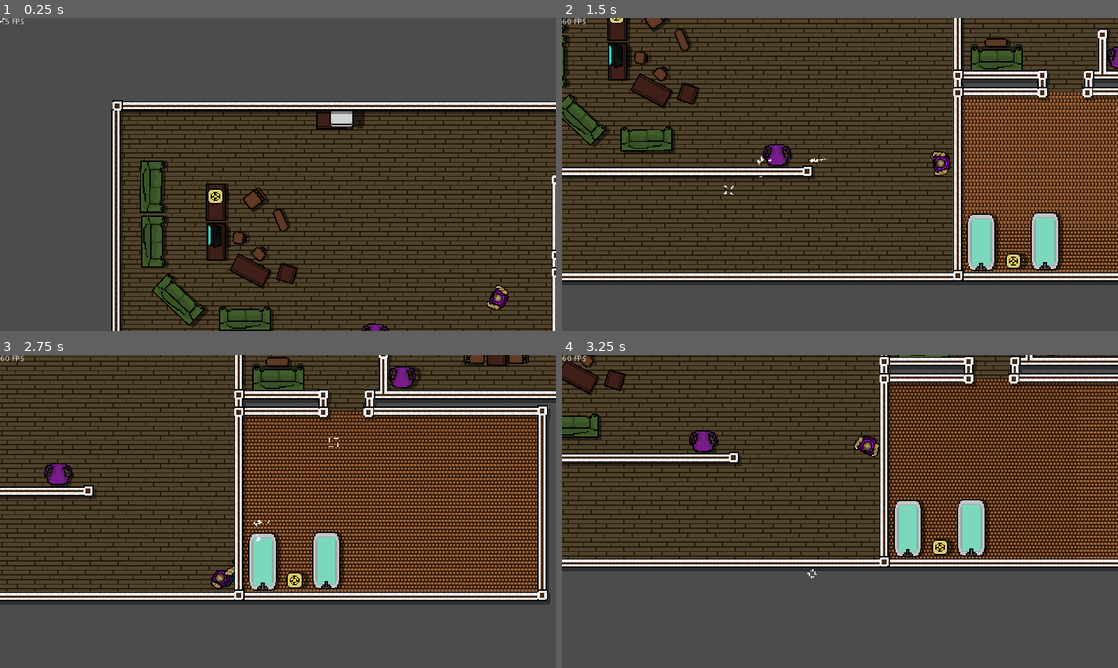
Above: before the commit, frames 1-4 (two rows, left to right).
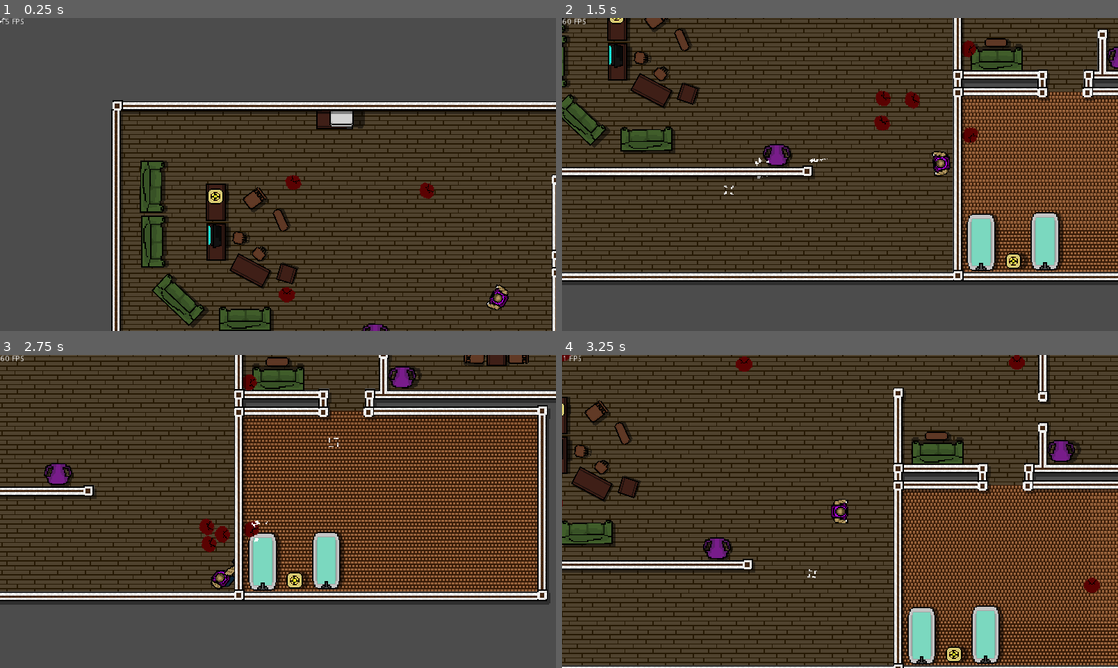
Above: after the commit, the same moments.

Repository: Martovvi/Zombie-Hunter
Game: Godot game, scene res://Game.tscn
Two runs of this game, one before a commit and one after it. Both use one fixed random seed, a clock stepped at 60 frames per second and the inputs below.
Inputs (mouse positions are in pixels of both pictures, inside the frame that each line leads up to):
- Up to frame 1 (0.25 s): no input
- Up to frame 2 (1.5 s): move the mouse to (962, 158) at 0.52 s; press the mouse at (962, 158) at 0.53 s; hold Right (ui_right) 0.53-1.28 s; move the mouse to (728, 190) at 1.27 s; release the mouse at (728, 190) at 1.28 s; hold Down (ui_down) from 1.28 s (still down); click (728, 190) at 1.35 s
- Up to frame 3 (2.75 s): move the mouse to (333, 442) at 2.02 s; release Down (ui_down) at 2.03 s; press the mouse at (333, 442) at 2.03 s; hold Right (ui_right) from 2.03 s (still down)
- Up to frame 4 (3.25 s): move the mouse to (812, 574) at 2.77 s; release Right (ui_right) at 2.78 s; release the mouse at (812, 574) at 2.78 s; hold Up (ui_up) from 2.78 s (still down); click (812, 574) at 2.85 s

The runs differ from the first frame. In frame 1, 0.3% of the frame differs, in the area x 50-79%, y 50-91%; in frame 2, 0.6%; in frame 3, 0.5%; in frame 4, 66%, in the area x 0-100%, y 0-100%.

Commit message:
Added enemies and hit detection

Diff:
--- /dev/null
+++ b/scenes/enemy.tscn
@@ -0,0 +1,26 @@
+[gd_scene load_steps=5 format=2]
+
+[ext_resource path="res://scripts/enemy.gd" type="Script" id=1]
+[ext_resource path="res://assets/sprites/sprite_enemyplaceholder.png" type="Texture" id=2]
+
+[sub_resource type="CircleShape2D" id=1]
+radius = 7.07107
+
+[sub_resource type="CircleShape2D" id=2]
+radius = 37.054
+
+[node name="Enemy" type="KinematicBody2D"]
+script = ExtResource( 1 )
+
+[node name="Sprite" type="Sprite" parent="."]
+texture = ExtResource( 2 )
+
+[node name="CollisionShape2D" type="CollisionShape2D" parent="."]
+position = Vector2( 1, 1 )
+shape = SubResource( 1 )
+
+[node name="Area2D" type="Area2D" parent="."]
+
+[node name="CollisionShape2D" type="CollisionShape2D" parent="Area2D"]
+position = Vector2( 1, 2 )
+shape = SubResource( 2 )
--- a/scenes/guns/bullet.tscn
+++ b/scenes/guns/bullet.tscn
@@ -7,7 +7,9 @@
 radius = 1.5814
 height = 6.29961
 
-[node name="Bullet" type="RigidBody2D"]
+[node name="Bullet" type="RigidBody2D" groups=[
+"bullet",
+]]
 contacts_reported = 1
 contact_monitor = true
 script = ExtResource( 2 )
@@ -16,7 +18,7 @@
 }
 
 [node name="CollisionShape2D" type="CollisionShape2D" parent="."]
-position = Vector2( 3.871, -0.533 )
+position = Vector2( -0.252, -0.533 )
 rotation = 1.5708
 shape = SubResource( 1 )
 
--- a/scenes/levels/level1.tscn
+++ b/scenes/levels/level1.tscn
@@ -14,6 +14,7 @@
 [ext_resource path="res://scenes/props/prop_smallfridge.tscn" type="PackedScene" id=12]
 [ext_resource path="res://scenes/props/prop_tv.tscn" type="PackedScene" id=13]
 [ext_resource path="res://scenes/props/prop_vase.tscn" type="PackedScene" id=14]
+[ext_resource path="res://scenes/enemy.tscn" type="PackedScene" id=15]
 
 [sub_resource type="RectangleShape2D" id=1]
 extents = Vector2( 872.662, 14.0474 )
@@ -348,6 +349,24 @@
 [node name="Vase5" parent="Furniture" instance=ExtResource( 14 )]
 position = Vector2( 361.951, -51.3185 )
 rotation = 0.0154603
+
+[node name="Enemy" parent="." instance=ExtResource( 15 )]
+position = Vector2( -240.32, -136.307 )
+
+[node name="Enemy2" parent="." instance=ExtResource( 15 )]
+position = Vector2( -247.447, -7.34992 )
+
+[node name="Enemy3" parent="." instance=ExtResource( 15 )]
+position = Vector2( -83.5217, -127.399 )
+
+[node name="Enemy4" parent="." instance=ExtResource( 15 )]
+position = Vector2( 151.898, -128.958 )
+
+[node name="Enemy5" parent="." instance=ExtResource( 15 )]
+position = Vector2( 343.682, -123.714 )
+
+[node name="Enemy6" parent="." instance=ExtResource( 15 )]
+position = Vector2( 216.7, 63.2003 )
 
 [editable path="Furniture/Couch"]
 [editable path="Furniture/Couch2"]
--- a/scenes/player.tscn
+++ b/scenes/player.tscn
@@ -101,6 +101,9 @@
 [sub_resource type="RectangleShape2D" id=18]
 extents = Vector2( 5.84653, 8.7104 )
 
+[sub_resource type="CircleShape2D" id=19]
+radius = 9.75909
+
 [node name="Player" type="KinematicBody2D" groups=[
 "player",
 ]]
@@ -135,3 +138,10 @@
 
 [node name="GunSounds" type="AudioStreamPlayer" parent="Sounds"]
 stream = ExtResource( 6 )
+
+[node name="Hitbox" type="Area2D" parent="."]
+
+[node name="CollisionShape2D" type="CollisionShape2D" parent="Hitbox"]
+shape = SubResource( 19 )
+
+[connection signal="body_entered" from="Hitbox" to="." method="_on_Hitbox_body_entered"]
--- a/scripts/bullet.gd
+++ b/scripts/bullet.gd
@@ -9,3 +9,6 @@
 		impact_instance.position = get_global_position()
 		get_tree().get_root().add_child(impact_instance)
 		queue_free()
+	if body.has_method("hit"): # Check for node hit by bullet if it has a hit() method and invoke it.
+		body.hit()
+		queue_free()
--- /dev/null
+++ b/scripts/enemy.gd
@@ -0,0 +1,21 @@
+extends KinematicBody2D
+# Basic Zombie AI that follows the player.
+
+var motion = Vector2.ZERO
+onready var bullet = preload("res://scenes/guns/bullet.tscn")
+
+func _ready():
+	pass
+
+
+func _physics_process(delta):
+	var Player = get_tree().get_root().get_node("Game").get_node("Player")
+
+	position += (Player.position - position)/50
+	look_at(Player.position)
+
+	move_and_collide(motion)
+
+# When hit do ...
+func hit():
+	queue_free()
--- a/scripts/player.gd
+++ b/scripts/player.gd
@@ -1,8 +1,10 @@
 class_name Player
 extends KinematicBody2D
-# Movement script for handling player movement and animations.
+# Player script for handling player movement and animations.
 # The player can move with  WASD or arrow keys.
 # Player rotation is based on the position of the cursor.
+# The player can die when a zombie is too close.
+# The player can shoot a gun with left mouse button.
 
 # Declarations.
 const MOVE_SPEED = 195.0
@@ -15,8 +17,8 @@
 var fire_rate = 0.05
 
 onready var cursor = get_node("../Cursor")
-onready var body = $Body
-onready var legs = $Legs
+onready var player_body = $Body
+onready var player_legs = $Legs
 onready var bullet = preload("res://scenes/guns/bullet.tscn")
 onready var gun_sound = $Sounds/GunSounds
 
@@ -49,43 +51,47 @@
 # Animations controller for various player based animations.
 func animations_controller():
 	if(velocity != Vector2.ZERO) and !Input.is_action_pressed("fire"):
-		body.play("default")
-		legs.play("default")
+		player_body.play("default")
+		player_legs.play("default")
 	if(velocity != Vector2.ZERO) and Input.is_action_pressed("fire"):
-		legs.play("default")
+		player_legs.play("default")
 	if(velocity == Vector2.ZERO) and Input.is_action_pressed("fire"):
-		legs.stop()
-		legs.play("idle")
+		player_legs.stop()
+		player_legs.play("idle")
 	if(Input.is_action_pressed("fire")):
-		body.play("shootingtec9")
+		player_body.play("shootingtec9")
 		gun_sound.play()
 	elif(velocity == Vector2.ZERO):
-		body.play("idle")
-		legs.play("idle")
+		player_body.play("idle")
+		player_legs.play("idle")
 
  # Rotates legs based on movement direction.
 func rotate_legs():
 	if(velocity.x != 0 && velocity.y == 0):
 		if(velocity.x > 0):
-			legs.set_rotation_degrees(-90)
+			player_legs.set_rotation_degrees(-90)
 		else:
-			legs.set_rotation_degrees(90)
+			player_legs.set_rotation_degrees(90)
 	elif(velocity.x == 0 && velocity.y != 0):
 		if(velocity.y > 0):
-			legs.set_rotation_degrees(0)
+			player_legs.set_rotation_degrees(0)
 		else:
-			legs.set_rotation_degrees(180)
+			player_legs.set_rotation_degrees(180)
 	elif(velocity.x != 0 && velocity.y != 0):
 		if(velocity.x > 0 && velocity.y < 0):
-			legs.set_rotation_degrees(-135)
+			player_legs.set_rotation_degrees(-135)
 		elif(velocity.x < 0 && velocity.y > 0):
-			legs.set_rotation_degrees(45)
+			player_legs.set_rotation_degrees(45)
 		elif(velocity.x > 0 && velocity.y > 0):
-			legs.set_rotation_degrees(-45)
+			player_legs.set_rotation_degrees(-45)
 		elif(velocity.x < 0 && velocity.y < 0):
-			legs.set_rotation_degrees(135)
+			player_legs.set_rotation_degrees(135)
 	else:
-		legs.set_rotation_degrees(0)
+		player_legs.set_rotation_degrees(0)
+
+# Reloads the scene when the player is killed
+func kill():
+	get_tree().reload_current_scene()
 
 # Frame rate is synched to the physics (constant).
 func _physics_process(delta):
@@ -95,3 +101,8 @@
 	velocity = move_and_slide(velocity)
 	var look_vec = get_global_mouse_position() - global_position # Vector pointing to the cursor.
 	global_rotation = atan2(look_vec.y, look_vec.x) # Player rotates around the cursor.
+
+# Player dies when a zombie is too close.
+func _on_Hitbox_body_entered(body):
+	if "Enemy" in body.name:
+		kill()
Binary file added: assets/sprites/sprite_enemyplaceholder.png
Not shown, added: assets/sprites/sprite_enemyplaceholder.png.import
Not shown: 1 places in scenes/levels/level1.tscn that only renumber resources
Not shown: 1 places in scenes/player.tscn that only renumber resources
